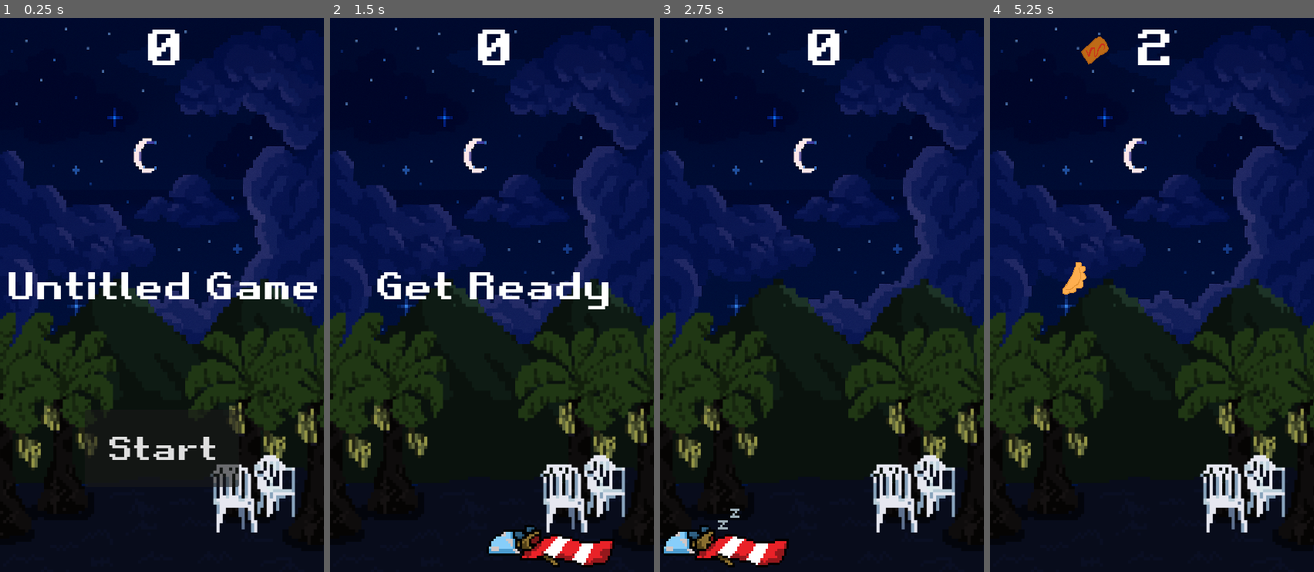
Above: before the commit, frames 1-4 (left to right).
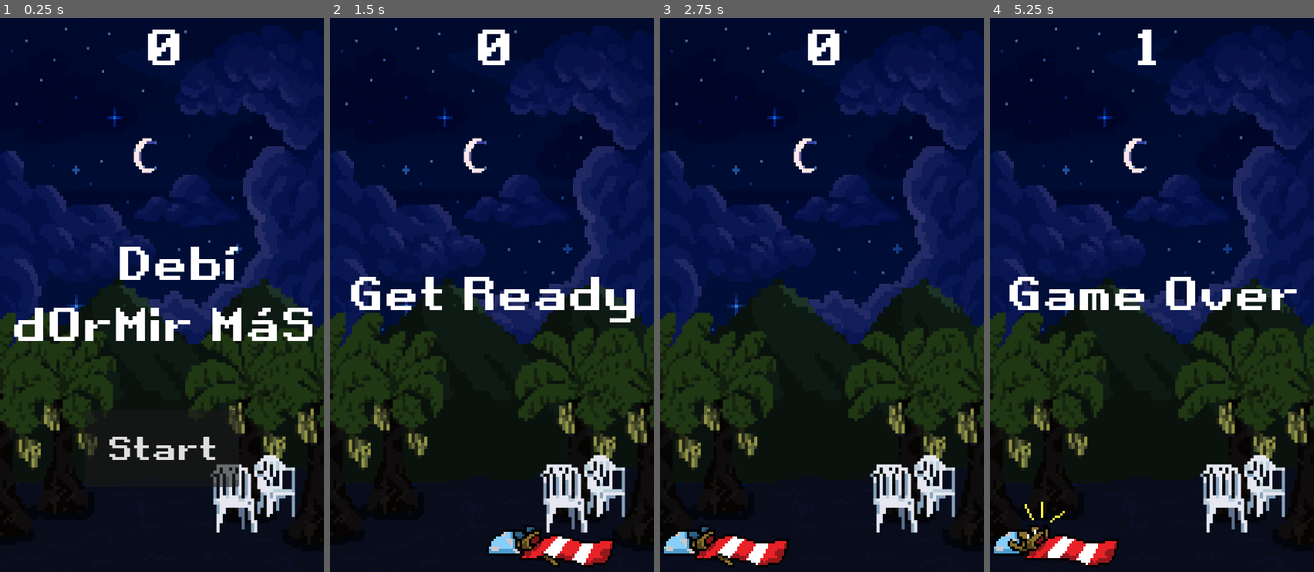
Above: after the commit, the same moments.

Repository: nathaliecstro/lags_game_jam2
Game: Godot game, scene res://SCENES/main.tscn
Two runs of this game, one before a commit and one after it. Both use one fixed random seed, a clock stepped at 60 frames per second and the inputs below.
Inputs:
- Up to frame 1 (0.25 s): no input
- Up to frame 2 (1.5 s): click "Start" at 0.5 s; hold D (move_right) from 1.28 s (still down)
- Up to frame 3 (2.75 s): tap Enter at 2 s; release D (move_right) at 2.03 s; hold A (move_left) from 2.03 s (still down)
- Up to frame 4 (5.25 s): release A (move_left) at 2.78 s; hold D (move_right) 2.78-4.28 s; hold A (move_left) from 4.28 s (still down)

The runs differ from the first frame. In frame 1, 5.2% of the frame differs, in the area x 2-98%, y 41-59%; in frame 2, 2.8%; in frame 3, less than 0.1%; in frame 4, 4.6%.

Commit message:
animation and gover

Diff:
--- a/updated_lags_game_jam/SCENES/food_1.tscn
+++ b/updated_lags_game_jam/SCENES/food_1.tscn
@@ -21,7 +21,7 @@
 "speed": 5.0
 }]
 
-[node name="RigidBody2D" type="RigidBody2D"]
+[node name="RigidBody2D" type="RigidBody2D" groups=["mobs"]]
 texture_filter = 1
 collision_mask = 0
 script = ExtResource("1_tabs3")
--- a/updated_lags_game_jam/SCENES/food_2.tscn
+++ b/updated_lags_game_jam/SCENES/food_2.tscn
@@ -6,7 +6,7 @@
 [sub_resource type="RectangleShape2D" id="RectangleShape2D_tabs3"]
 size = Vector2(34, 37)
 
-[node name="RigidBody2D" type="RigidBody2D"]
+[node name="RigidBody2D" type="RigidBody2D" groups=["mobs"]]
 collision_mask = 0
 script = ExtResource("1_2ys1b")
 
--- a/updated_lags_game_jam/SCENES/hud.gd
+++ b/updated_lags_game_jam/SCENES/hud.gd
@@ -13,7 +13,7 @@
 	# Wait until the MessageTimer has counted down.
 	await $MessageTimer.timeout
 
-	$Message.text = "Dodge the Creeps!"
+	$Message.text = "Debí dOrMir MáS"
 	$Message.show()
 	# Make a one-shot timer and wait for it to finish.
 	await get_tree().create_timer(1.0).timeout
--- a/updated_lags_game_jam/SCENES/hud.tscn
+++ b/updated_lags_game_jam/SCENES/hud.tscn
@@ -26,15 +26,18 @@
 anchor_top = 0.5
 anchor_right = 0.5
 anchor_bottom = 0.5
-offset_left = -20.0
-offset_top = -41.0
-offset_right = 20.0
-offset_bottom = 41.0
+offset_left = -240.0
+offset_top = -63.5
+offset_right = 240.0
+offset_bottom = 63.5
 grow_horizontal = 2
 grow_vertical = 2
 theme_override_fonts/font = ExtResource("2_undyj")
-theme_override_font_sizes/font_size = 48
-text = "Untitled Game"
+theme_override_font_sizes/font_size = 59
+text = "  Debí dOrMir MáS"
+horizontal_alignment = 1
+vertical_alignment = 1
+autowrap_mode = 2
 
 [node name="StartButton" type="Button" parent="."]
 anchors_preset = 7
--- a/updated_lags_game_jam/SCENES/main.gd
+++ b/updated_lags_game_jam/SCENES/main.gd
@@ -12,6 +12,8 @@
 	$HUD.update_score(score)
 	$Sapo.start($StartPos.position)
 	$HUD.show_message("Get Ready")
+	get_tree().call_group("mobs", "queue_free")
+	$Sapo/AnimatedSprite2D.play("sapo sleeping")
 
 func game_over():
 	$ScoreTimer.stop()
--- a/updated_lags_game_jam/SCENES/main.tscn
+++ b/updated_lags_game_jam/SCENES/main.tscn
@@ -102,3 +102,4 @@
 [connection signal="timeout" from="StartTimer" to="." method="_on_start_timer_timeout"]
 [connection signal="timeout" from="ScoreTimer" to="." method="_on_score_timer_timeout"]
 [connection signal="start_game" from="HUD" to="." method="new_game"]
+[connection signal="hit" from="Sapo" to="." method="game_over"]
--- a/updated_lags_game_jam/SCENES/sapoConcho2.tscn
+++ b/updated_lags_game_jam/SCENES/sapoConcho2.tscn
@@ -48,9 +48,8 @@
 position = Vector2(-0.343753, 0.781249)
 scale = Vector2(3.06691, 3.04659)
 sprite_frames = SubResource("SpriteFrames_v4lbc")
-animation = &"sapo sleeping"
+animation = &"sapoGameOver"
 autoplay = "sapo sleeping"
-frame_progress = 0.307956
 
 [node name="CollisionShape2D" type="CollisionShape2D" parent="."]
 position = Vector2(-8.5, 17)
--- a/updated_lags_game_jam/SCENES/sapo_concho_2.gd
+++ b/updated_lags_game_jam/SCENES/sapo_concho_2.gd
@@ -26,7 +26,7 @@
 	position = position.clamp(sprite_half_size, screen_size - sprite_half_size)
 
 func _on_body_entered(_body):
-	hide() # Player disappears after being hit.
+	$AnimatedSprite2D.play("sapoGameOver") # Play the animation when hit
 	hit.emit()
 	$CollisionShape2D.set_deferred("disabled", true)
 
--- a/updated_lags_game_jam/project.godot
+++ b/updated_lags_game_jam/project.godot
@@ -19,6 +19,7 @@
 
 window/size/viewport_width=420
 window/size/viewport_height=720
+window/stretch/mode="canvas_items"
 
 [input]
 
